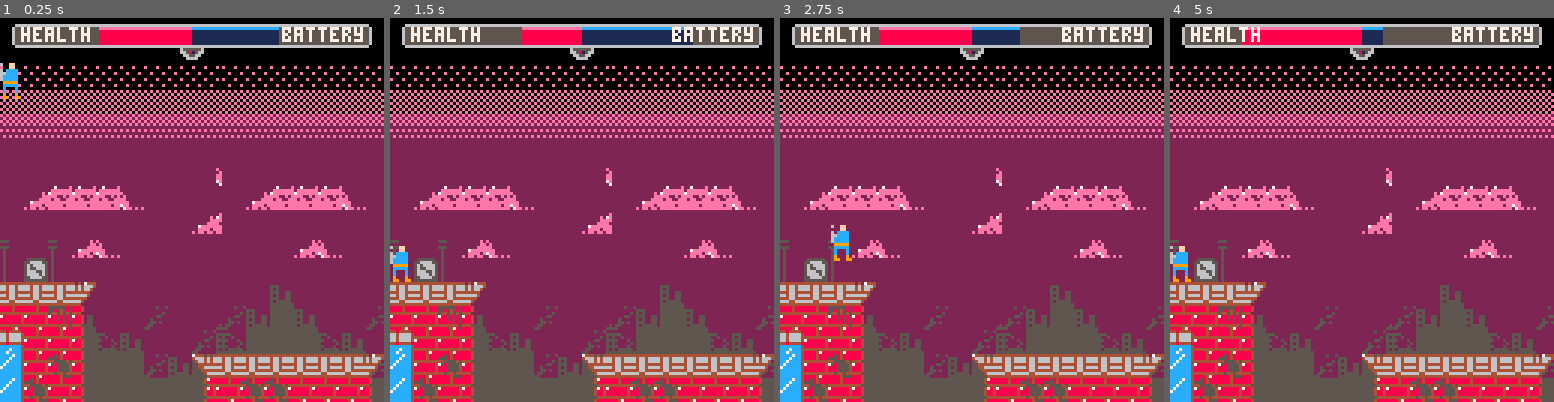
Above: before the commit, frames 1-4 (left to right).
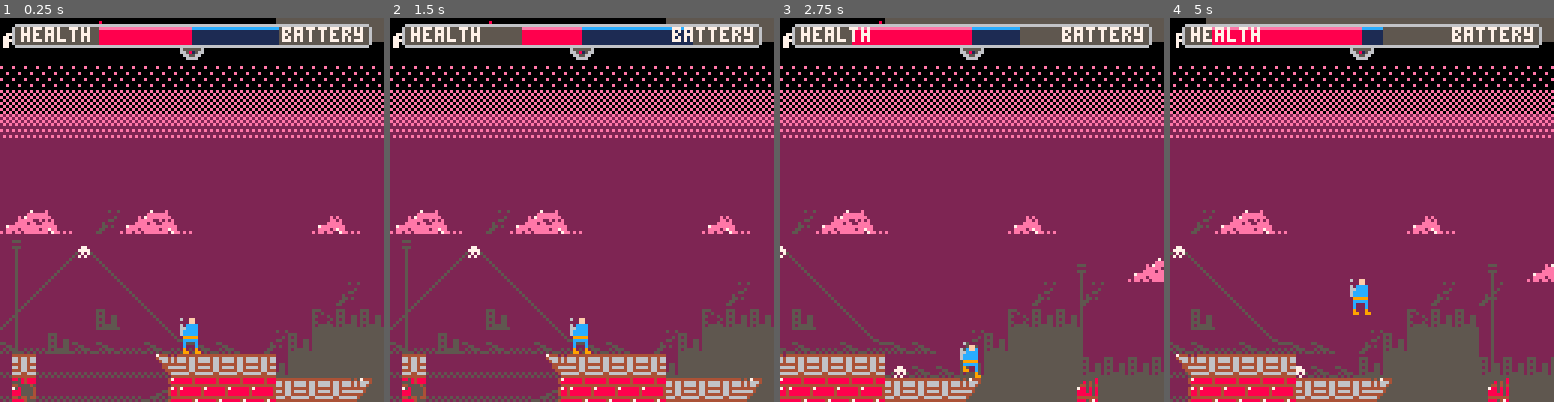
Above: after the commit, the same moments.

Repository: evanminto/ludum-dare-44
Game: PICO-8 cartridge ludum-dare-44.p8
Same seed, same stepped clock (60 frames per second), same inputs: the game is played once before the commit and once after it.
Inputs:
- Up to frame 1 (0.25 s): no input
- Up to frame 2 (1.5 s): tap X (X key) at 0.33, 1.07 s; tap O (Z key) at 0.7 s
- Up to frame 3 (2.75 s): hold Right 1.6-2.1 s; tap O (Z key) at 1.7, 2.1, 2.5 s; tap X (X key) at 1.85 s; hold Up 2.15-2.42 s; hold Right from 2.47 s (still down)
- Up to frame 4 (5 s): tap O (Z key) every 0.4 s from 2.9 to 4.9 s; tap X (X key) at 2.97, 4.08 s; release Right at 3.03 s; hold Left 3.08-3.58 s; hold Right 4.02-4.68 s; hold Up from 4.73 s (still down)

The runs differ from the first frame. In frame 1, 26% of the frame differs, in the area x 0-100%, y 0-100%; in frame 2, 26%; in frame 3, 25%; in frame 4, 37%.

Commit message:
Fix level section transition bug

Diff:
--- a/ludum-dare-44.p8
+++ b/ludum-dare-44.p8
@@ -536,18 +536,18 @@
     hmid = right - 1
   end
 
-  local offset = max(ceil(left / 127), ceil(right / 127))
-
-  if config.levelsections[offset] then
-    top += config.levelsections[offset].start[2]
-    if vmid then
-      vmid += config.levelsections[offset].start[2]
-    end
-    bottom += config.levelsections[offset].start[2]
-
-    left = left % 128
-    right = right % 128
-  end
+  -- local offset = max(ceil(left / 127), ceil(right / 127))
+
+  -- if config.levelsections[offset] then
+  --   top += config.levelsections[offset].start[2]
+  --   if vmid then
+  --     vmid += config.levelsections[offset].start[2]
+  --   end
+  --   bottom += config.levelsections[offset].start[2]
+
+  --   left = left % 128
+  --   right = right % 128
+  -- end
 
   local tiles = {}
 
@@ -563,7 +563,14 @@
   if hmid ~= nil then add(tiles,{hmid,bottom}) end
   add(tiles,{right,bottom})
 
-  return tiles
+  local newtiles = {}
+
+  foreach(tiles, function(t)
+    local newt = leveltiletomaptile(t[1],t[2])
+    add(newtiles,newt)
+  end)
+
+  return newtiles
 end
 
 statbar = class(function(b, x, y, w, p)
@@ -622,6 +629,19 @@
     x = x % 128
   end
 
+  return {x,y}
+end
+
+function maptiletoleveltile(x,y)
+  local sectionindex = 0
+  foreach(config.levelsections, function(s)
+    if x >= s.start[1] and x < s.start[1] + 128 and y >= s.start[2] and y <
+    s.start[2] + 32 then
+      x += sectionindex * 128
+      y -= s.start[2]
+    end
+    sectionindex += 1
+  end)
 
   return {x,y}
 end
@@ -699,7 +719,7 @@
         local x = i + s.start[1]
         local y = j + s.start[2]
         if fget(mget(x,y), flags.enemy) then
-          local xy = self:maptilestoleveltiles(x,y)
+          local xy = maptiletoleveltile(x,y)
           add(self.enemies, enemy(xy[1] * 8, xy[2] * 8 - 4))
         end
       end
@@ -721,20 +741,6 @@
   -- end)
 end
 
-function level:maptilestoleveltiles(x,y)
-  local sectionindex = 0
-  foreach(config.levelsections, function(s)
-    if x >= s.start[1] and x < s.start[1] + 128 and y >= s.start[2] and y <
-    s.start[2] + 32 then
-      x += sectionindex * 128
-      y -= s.start[2]
-    end
-    sectionindex += 1
-  end)
-
-  return {x,y}
-end
-
 function level:update()
   self.player.onplatform = false
 
@@ -759,7 +765,7 @@
   local xmin = self.player.xmin
   foreach(xtiles, function(t)
     if fget(mget(t[1],t[2]), flags.obstacle) then
-      local lt = self:maptilestoleveltiles(t[1],t[2])
+      local lt = maptiletoleveltile(t[1],t[2])
       local t1 = lt[1]
       local t2 = lt[2]
       if self.player.d.x > 0 then
@@ -781,7 +787,7 @@
   local ymax = self.player.ymax
   foreach(ytiles, function(t)
     if fget(mget(t[1],t[2]), flags.obstacle) then
-      local lt = self:maptilestoleveltiles(t[1],t[2])
+      local lt = maptiletoleveltile(t[1],t[2])
       local t1 = lt[1]
       local t2 = lt[2]
       if self.player.d.y > 0 then
@@ -1015,9 +1021,9 @@
 810000000060707171b0c0718191b300a100000000000000a1f0a100710000710000000000000000000000000000000000000000000000a10000006171b1c171
 f0f0f0f0f0f0f0f0a1f0f00000000000b3a1910000006171810000000000000000a100006171717171b1c171b1c171b1c1718100000000f06181000000000061
 8100000000f0607171b1c1716070707080000000510000004100a100710000710000000000000000000000000000000000000071000000a10000006171b2c271
-f0f07080f0f0f0f041f0f0f05100000060708000000061718100000000000000006070708071717171b2c271b2c271b2c2718100000000f06181000000000061
+70707080f0f0f0f041f0f0f05100000060708000000061718100000000000000006070708071717171b2c271b2c271b2c2718100000000f06181000000000061
 8100000000f0617171b2c2717171717181000000a1000000a100a1007100007100000000000000a00000000000009100000000a1000000a10000006171717171
-f0f07181f0f0f0f071f0f0f071000000617181000000617181000000006080000061717171717171717171717171717171718100000000006181000000000061
+71717181f0f0f0f071f0f0f071000000617181000000617181000000006080000061717171717171717171717171717171718100000000006181000000000061
 8100000000f06171717171717171717181000000a000f000a000a0007100007100000000000000510000006070707080000000a0000000a00000006171717171
 f0f00000000000000000000000000000000000000000000000000000000000000000000000000000000000000000000000f00000000000000000000000000000
 0000000000f000f00000000000000000000000000000000000000000000000000000000000000000000000000000000000000000000000000000000000000000
@@ -1039,9 +1045,9 @@
 1a191a0f0f0f0f0f0f0f0f0f0f0f0f0f0f0f0f0f0f0f0f0f0f0f0f0f0f0f0f0f0f0f0f0f0f0607070707171b1c170800000000000000000000000000000000000000000f3b1617180000161b1c151b1c171b1c1800000000000f0f0f0f0f0f0f0f0f0f0f0f0f0f0f0f0000000000000000000000001a00000000000000000000
 070707080f0f0f0f0f0f0f0f0f0f0f0f0f0f0f19190f3b0f0f380f0f0f0f0f060707080f0f1615171717152b2c1718000000000000000000000000000000000000000006070815180000161b1c171b1c151b1c1800000000000f0f0f0f0f0f0f0f0f0f0f0f0f0f0f0f0000000000000a00000000001a00000000000000000000
 171714180f0f0f0f0f0f0f0f0f0f0f0f0f0f060707070707070707080f0f0f161517180f0f161715171517191917080000000000000000000000000a0000000000000f16141515180000162b2c172b2c172b2c1800000000000f0f0f0f0f0f0f0f0f0f0f0f0f0f0f0f0000000000001a00000000001a00000000000000000000
-0c1717180f0f0f0f0f0f0f0f0f0f380f0f0f161417171717141717180f0f0f161715180f0f161717151717171717180000000000000000000000001a0000000000000f161717171800001607071707071707071800000000000f0f0f0f0f0f0f0f0f0f0f0f0f0f0f193b00000000001a00000000001a00000000000f0f0f0f0f
-1c1715180f0f0f0f06070707070707080f0f160b0c170b0c170b0c180f0f0f161717180f0f161715171717171717080000000000000000000f38191a000000000f0607081717171800001617151714141717141800000000000f0f0f0f0f0f0f380f0f0f0f0f0f0607070708000000070000000000070000000000060707070f
-1c1517180f0f0f0f16171515171717180f0f161b1c151b1c171b1c180f0f0f161717180f0f1615171717171717080f000a0000000a0f0f0f06070708000000000f161715171715180000160b0c170b0c170b0c18000a0a19000f0f0f0a0f0f0f0607080f0f0f0f1614141718000000170000000000150000000000161717170f
+0c1717180f0f0f0f0f0f0f0f0f0f380f0f0f161417171717141717180f0f0f161715180f0f161717151717171717180000000000000000000000001a0000000000000f161717171800001607071707071707071800000000000f0f0f0f0f0f0f0f0f0f0f0f0f0f0f193b00000000001a00000000001a00000000000f390f0f0f
+1c1715180f0f0f0f06070707070707080f0f160b0c170b0c170b0c180f0f0f161717180f0f161715171717171717080000000000000000000f38191a000000000f0607081717171800001617151714141717141800000000000f0f0f0f0f0f0f380f0f0f0f0f0f06070707080000000700000000000700000000000607070707
+1c1517180f0f0f0f16171515171717180f0f161b1c151b1c171b1c180f0f0f161717180f0f1615171717171717080f000a0000000a0f0f0f06070708000000000f161715171715180000160b0c170b0c170b0c18000a0a19000f0f0f0a0f0f0f0607080f0f0f0f16141417180000001700000000001500000000001617171717
 0f0f0f0f0f0f0f0f0f0f0f0f0f0f0f0f0f0f0f0f0f0f0f0f0f0f0f0f0f0f0f0f0f0f0f0f0f0f0f0f0f0f0f0f0f0f0f000000000000000000000000000000000000000000000000000000000000000000000f0f0f0f000000000f0f0f0f0f0f0f0f0f0f0f0f0f0f0f0f0f0f0f0000000000000000000000000000000000000000
 0f0f0f0f0f0f0f0f0f0f0f0f0f0f0f0f0f0f0f0f0f0f0f0f0f0f0f0f0f0f0f0f0f0f0f0f0f0f0f0f0f0f0f0f0f0f0f00000000000000000000000000000000000f0000000000000000000000000000000000000f0f0000000000000000000000000f0f0f0f0f0f0f0f0f0f0f0f00000000000000000000000000000000000000
 040404040404040404040404040404040404040404040404040404040404040404040404040404040404040404040404040404040404040404040404040404040404040404040404040404000000000000000000000000000000000000000000000f00000000000000000f0f0000000000000000000000000000000000000000
